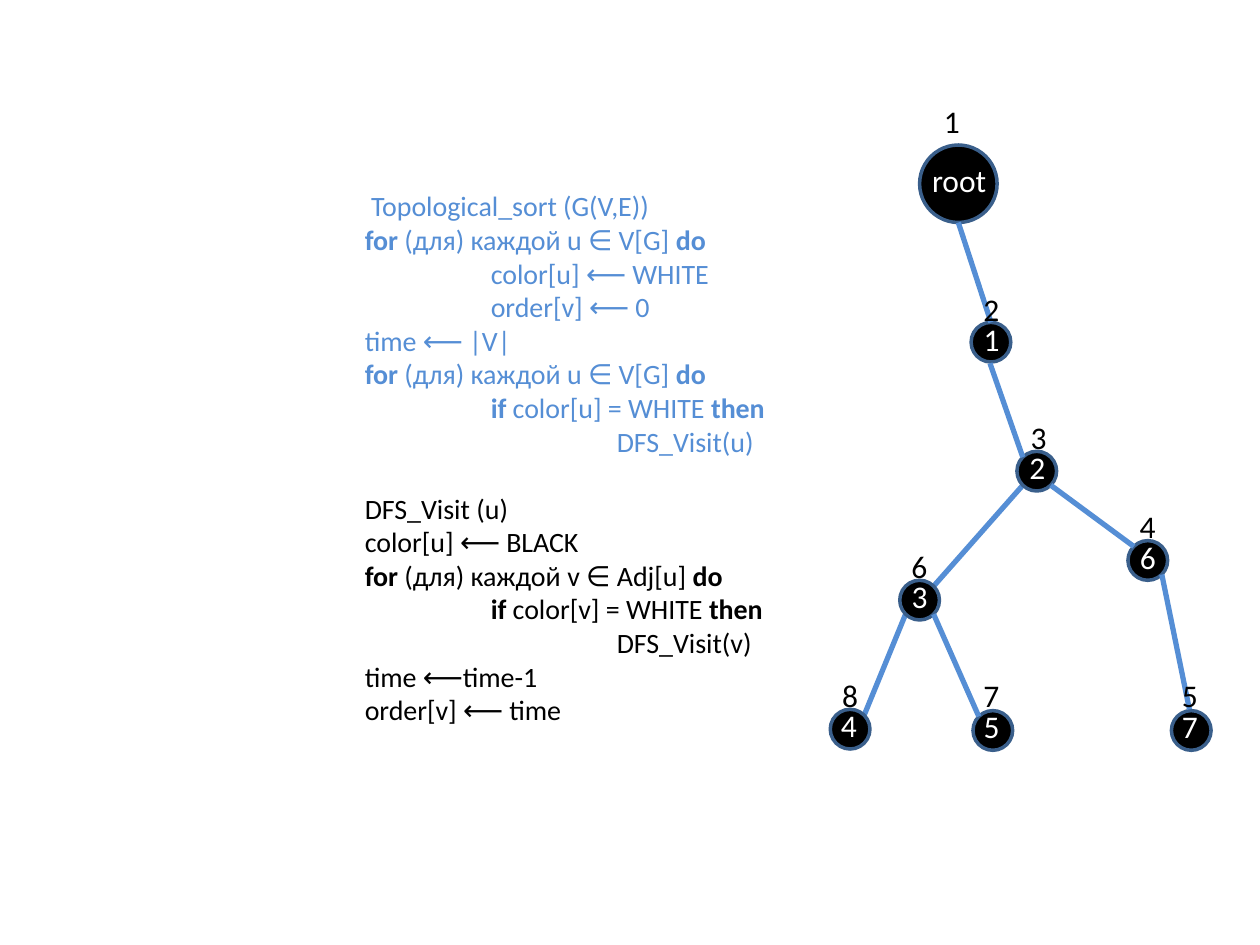
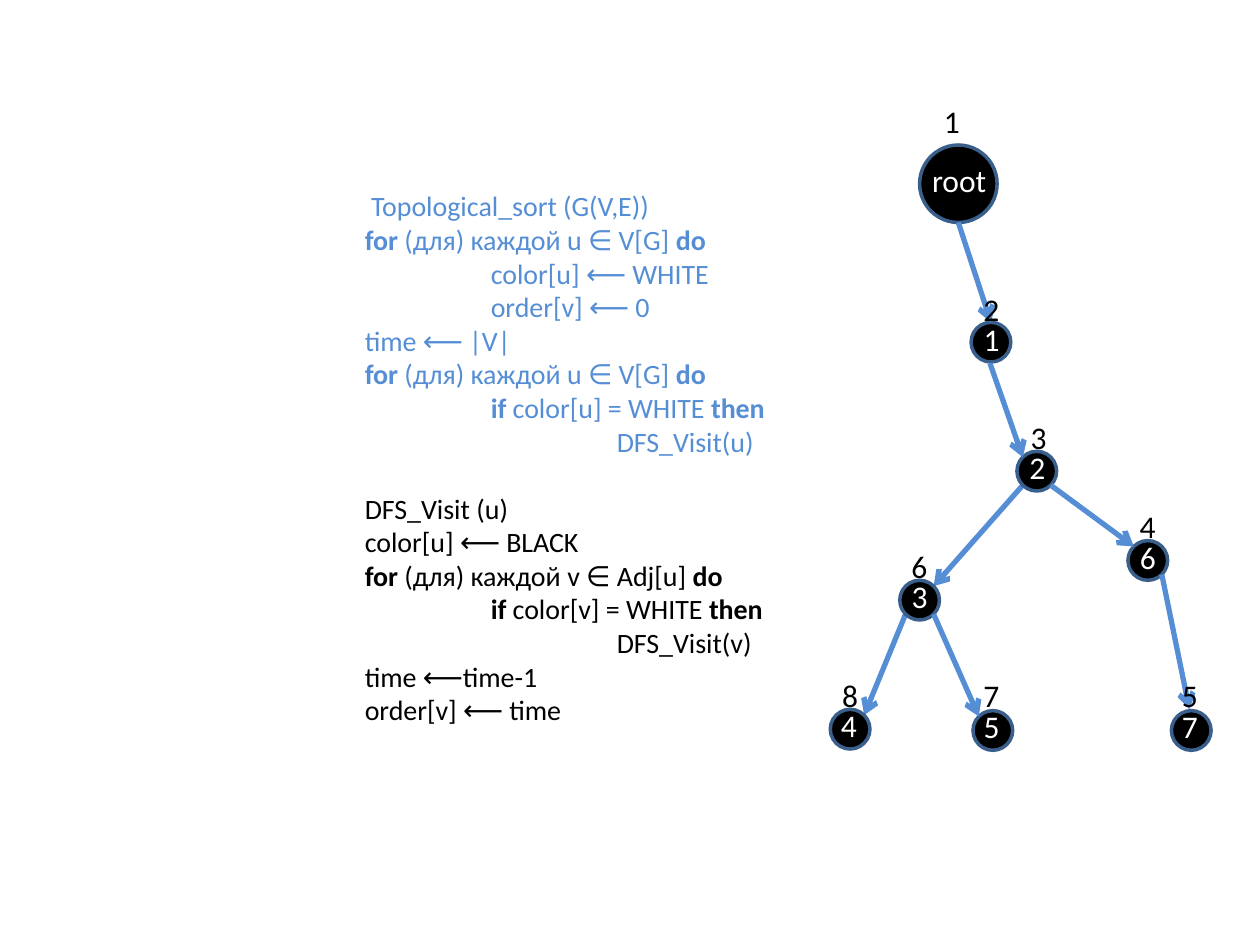
Before and after one commit to SteinbergOB/ANG, a slide deck: slide 29 of Презентации/Лекция 2.pptx (slide 21 before the commit). Drawn at 1260x945 pixels with LibreOffice and Linux fonts; fonts in the diff are those of the drawing. Boxes give left, top, right and bottom in pixels: in the first picture for what was removed or moved away, otherwise in the second. Text is boxed around its words. In the diff, an @@ line names an element or a change of style, - is before the commit and + after.

```diff
--- a/Презентации/Лекция 2.pptx
+++ b/Презентации/Лекция 2.pptx
@@ line (959, 223) - (990, 323): line to arrow @@
@@ line (990, 363) - (1023, 457): line to arrow @@
@@ line (1023, 485) - (934, 586): line to arrow @@
@@ line (1051, 485) - (1134, 547): line to arrow @@
@@ line (1162, 575) - (1189, 709): line to arrow @@
@@ line (906, 614) - (864, 716): line to arrow @@
@@ line (979, 717) - (934, 614): line to arrow @@
```
Also in this commit, not shown: 16 other slides changed, 50 slides added, 1 slide removed, 1 other file.
